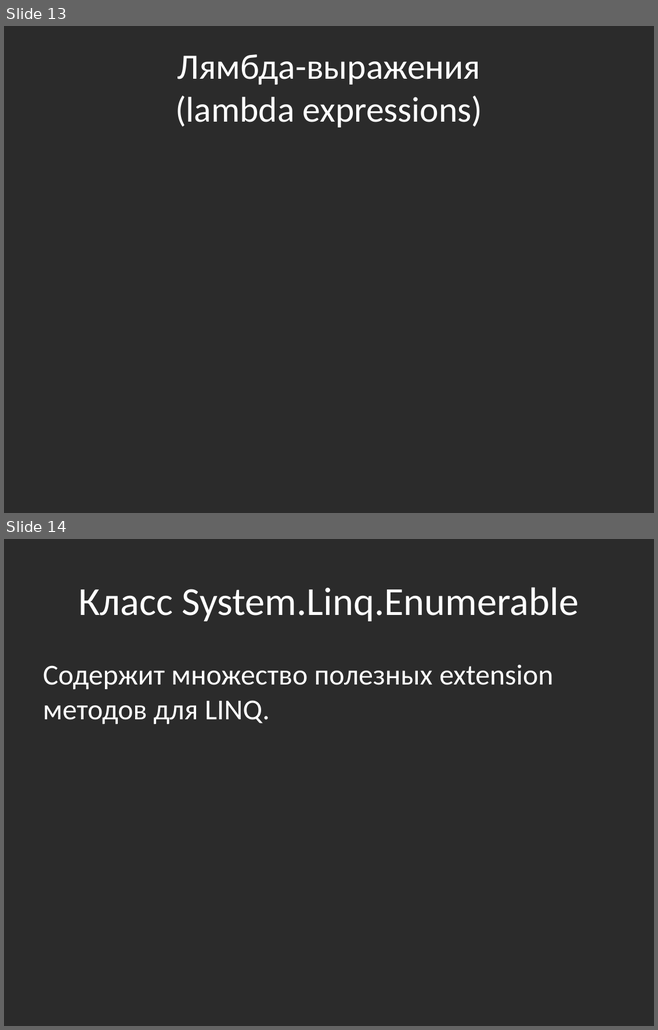
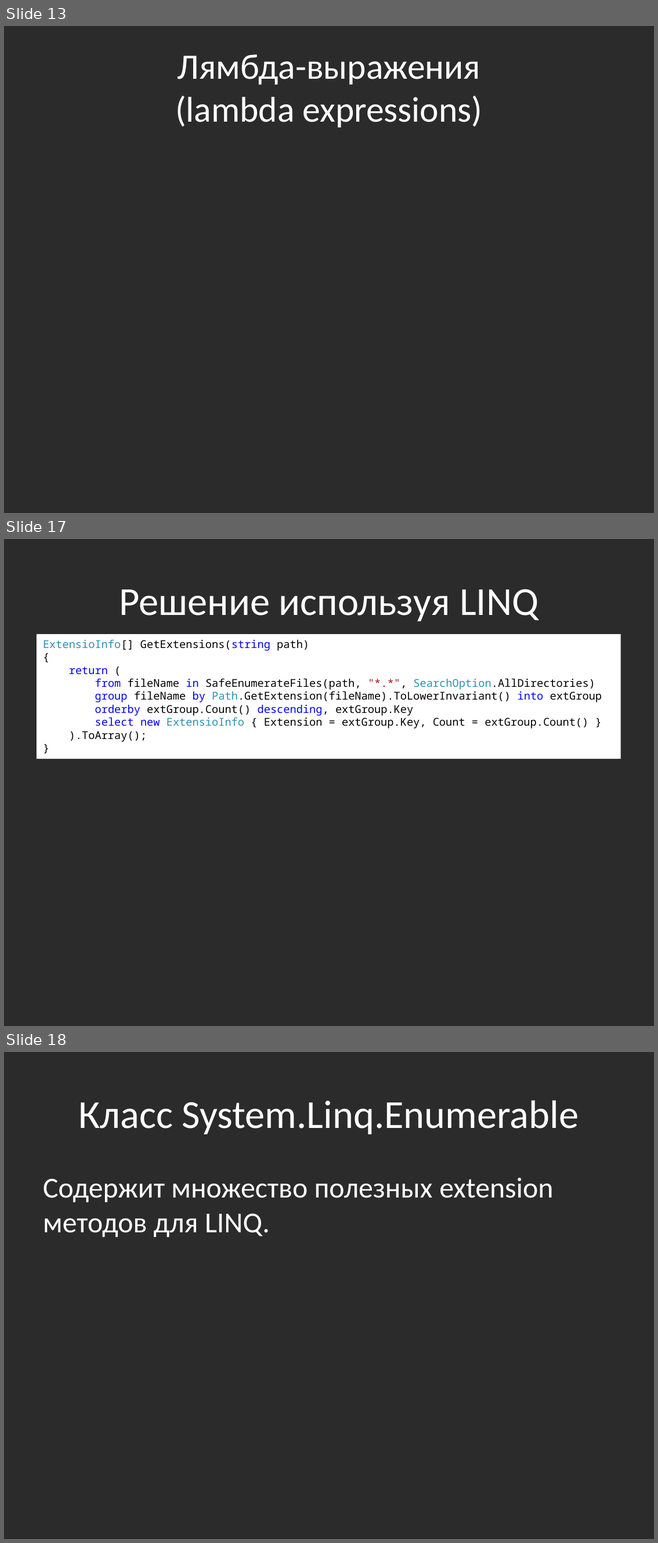
Before and after one commit to bazile/Training, a slide deck: Presentation/lesson-11-linq.pptx. Shown one above the other, each under a label of ours: slides 13 and 14 before the commit, slides 13, 17 and 18 after it; the slides between them are not shown. The pictures are 658x1030 and 658x1543 pixels, drawn with LibreOffice and Linux fonts; fonts in the diff are those of the drawing; background and template pictures are left out; a plain dark background stands for a picture behind light text. Boxes give left, top, right and bottom in pixels: in the first picture for what was removed or moved away, otherwise in the second. Text is boxed around its words. In the diff, an @@ line names an element or a change of style, - is before the commit and + after.

Commit message:
LINQ demo using file extension task

```diff
--- a/Presentation/lesson-11-linq.pptx
+++ b/Presentation/lesson-11-linq.pptx
@@ slide 17 added at (4,539,654,1026), background picture (left out) @@
@@ title added at (119,589,538,621), 44 pt, text #FFFFFF @@
+Решение используя LINQ
@@ rectangle added at (36,635,621,759), fill #FFFFFF, 12 pt, text #000000 @@
+ExtensioInfo[] GetExtensions(string path)
+{
+return (
+from fileName in SafeEnumerateFiles(path, "*.*", SearchOption.AllDirectories)
+group fileName by Path.GetExtension(fileName).ToLowerInvariant() into extGroup
+orderby extGroup.Count() descending, extGroup.Key
+select new ExtensioInfo { Extension = extGroup.Key, Count = extGroup.Count() }
+).ToArray();
+}
@@ what was slide 14 is now slide 18 @@
```
Also in this commit, not shown: 1 slide changed, 3 other slides added, 2 other files.
